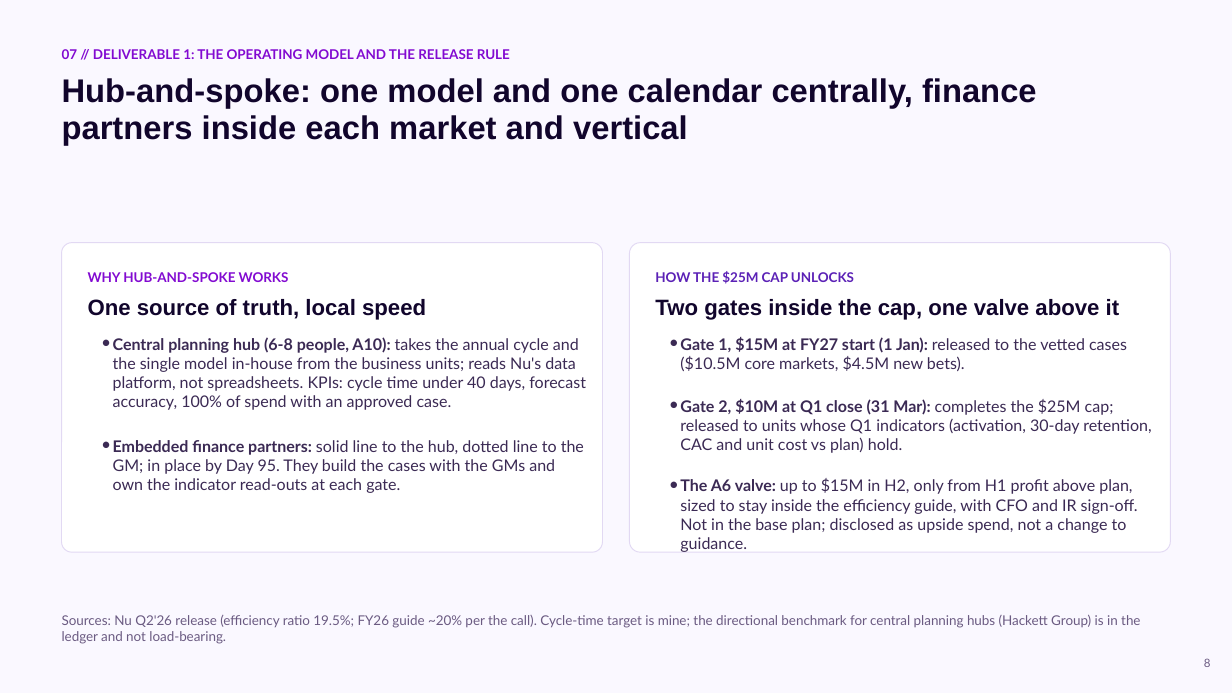
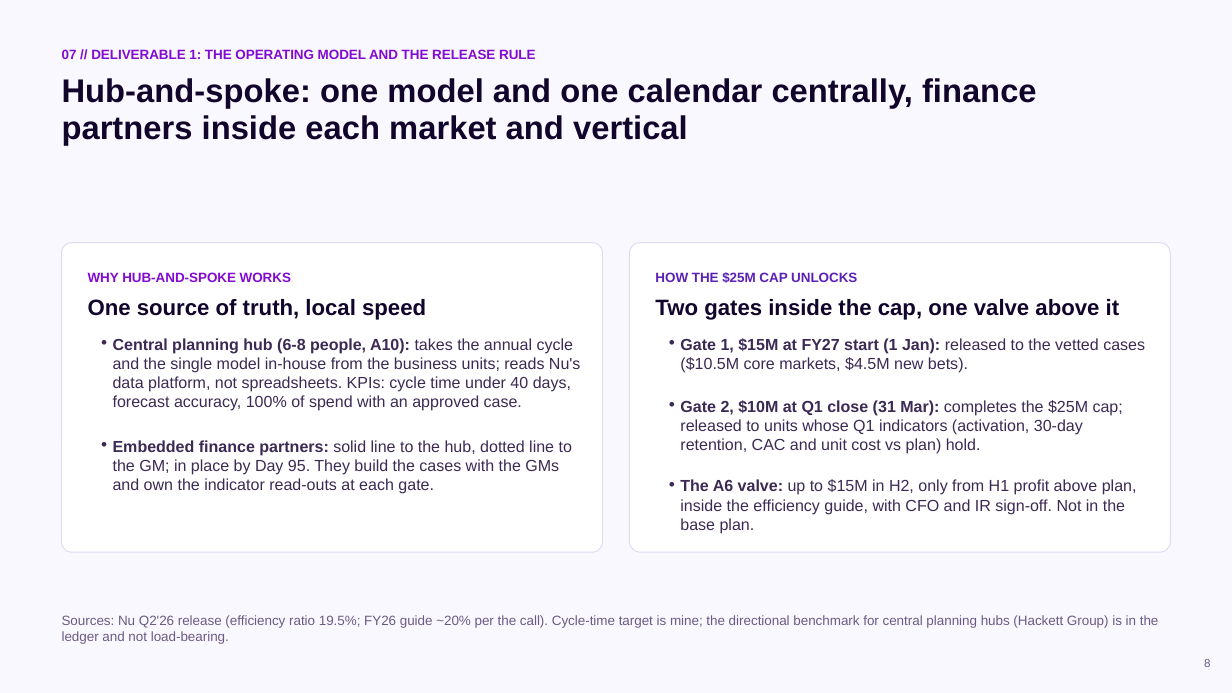
Before and after one commit to cmx24/business-case, a slide deck: slide 8 of deck/CFO_CoS_deck_v3.pptx. Drawn at 1232x693 pixels with LibreOffice and Linux fonts; fonts in the diff are those of the drawing. Boxes give left, top, right and bottom in pixels: in the first picture for what was removed or moved away, otherwise in the second. Text is boxed around its words. In the diff, an @@ line names an element or a change of style, - is before the commit and + after.

```diff
--- a/deck/CFO_CoS_deck_v3.pptx
+++ b/deck/CFO_CoS_deck_v3.pptx
@@ font Lato to Arial in 13 elements at [62, 49, 535, 59], [62, 615, 1159, 644], [88, 272, 291, 282], [655, 272, 857, 283], [113, 338, 581, 411], [113, 440, 572, 494], [680, 338, 1145, 373], [680, 400, 1123, 454], [101, 331, 106, 354], [101, 433, 106, 457], [669, 331, 675, 354], [669, 394, 675, 417], [669, 473, 675, 496] @@
@@ text at [680, 479, 1137, 534]: text changed; font Lato to Arial @@
-The A6 valve: up to $15M in H2, only from H1 profit above plan, sized to stay inside the efficiency guide, with CFO and IR sign-off. Not in the base plan; disclosed as upside spend, not a change to guidance.
+The A6 valve: up to $15M in H2, only from H1 profit above plan, inside the efficiency guide, with CFO and IR sign-off. Not in the base plan.
```
Also in this commit, not shown: 21 other slides changed, 2 other files.
